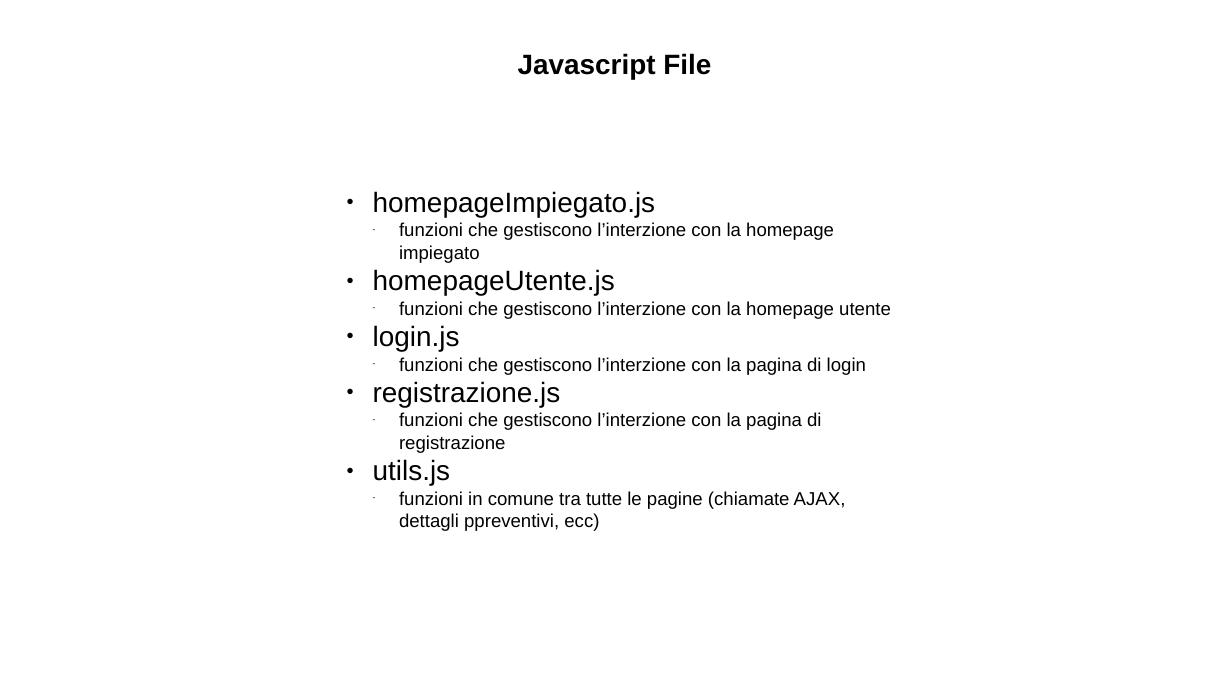
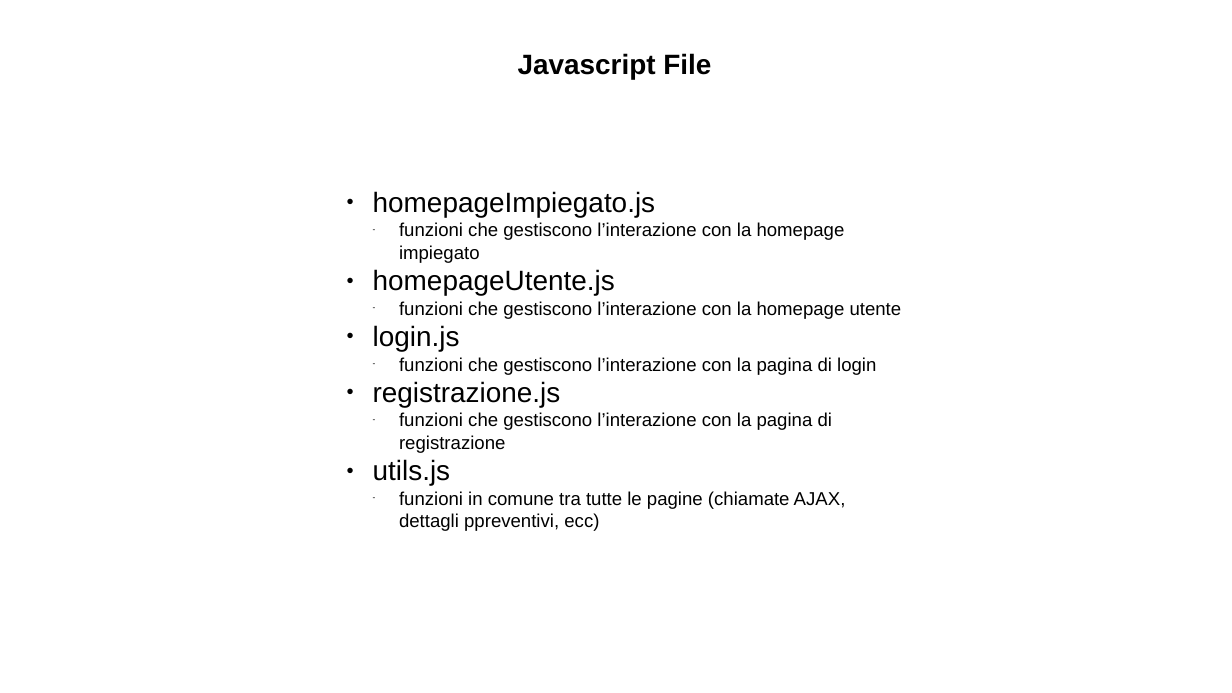
Before and after one commit to jonnysciar/TIW_Project, a slide deck: slide 23 of doc/documentazione.odp. Drawn at 1232x693 pixels with LibreOffice and Linux fonts; fonts in the diff are those of the drawing. Boxes give left, top, right and bottom in pixels: in the first picture for what was removed or moved away, otherwise in the second. Text is boxed around its words. In the diff, an @@ line names an element or a change of style, - is before the commit and + after.

Commit message:
Doc fix

```diff
--- a/doc/documentazione.odp
+++ b/doc/documentazione.odp
@@ text at <box>399,222,751,240</box>: text changed @@
-  – funzioni che gestiscono l’interzione con la pagina di login
+  – funzioni che gestiscono l’interazione con la pagina di login
@@ text at <box>399,301,902,319</box>: text changed @@
-  – funzioni che gestiscono l’interzione con la homepage utente
+  – funzioni che gestiscono l’interazione con la homepage utente
@@ text at <box>399,357,751,375</box>: text changed @@
-  – funzioni che gestiscono l’interzione con la homepage impiegato
+  – funzioni che gestiscono l’interazione con la homepage impiegato
@@ text at <box>399,412,832,453</box>: text changed @@
-  – funzioni che gestiscono l’interzione con la pagina di registrazione
+  – funzioni che gestiscono l’interazione con la pagina di registrazione
```
